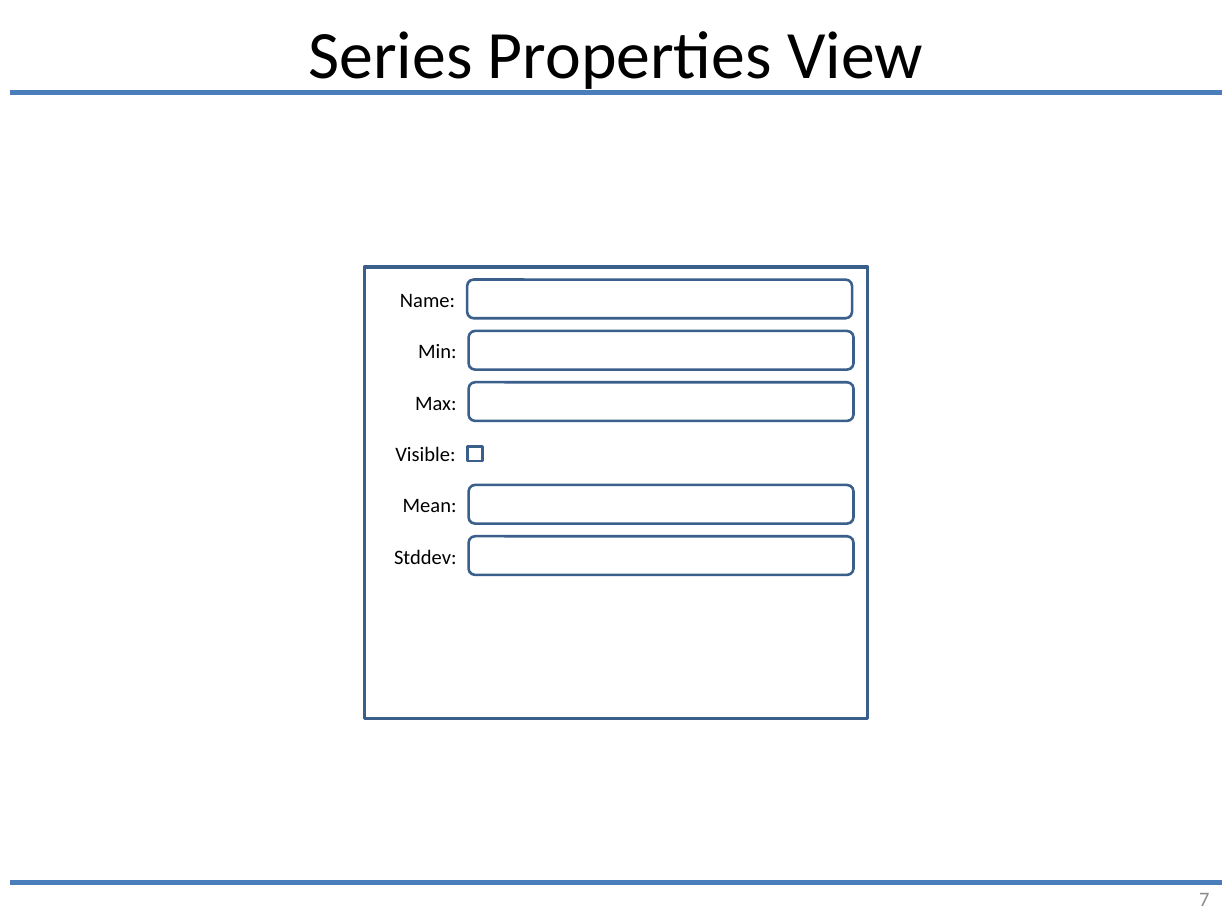
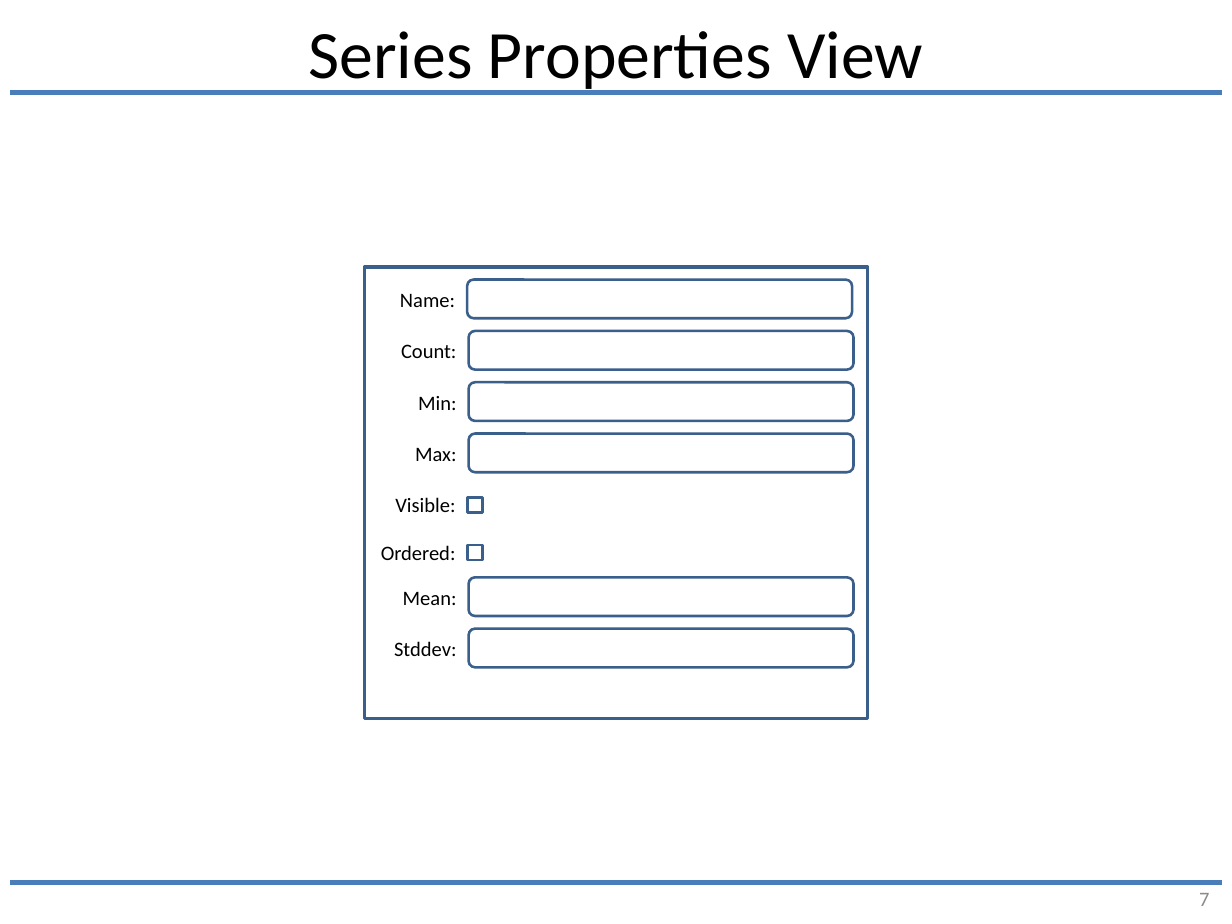
Before and after one commit to joesgordon/gordoza-code, a slide deck: slide 7 of java/JChartLib/docs/ui_framing.pptx. Drawn at 1232x924 pixels with LibreOffice and Linux fonts; fonts in the diff are those of the drawing. Boxes give left, top, right and bottom in pixels: in the first picture for what was removed or moved away, otherwise in the second. Text is boxed around its words. In the diff, an @@ line names an element or a change of style, - is before the commit and + after.

```diff
--- a/java/JChartLib/docs/ui_framing.pptx
+++ b/java/JChartLib/docs/ui_framing.pptx
@@ text added at box(401, 344, 456, 358), 12 pt, text #000000 @@
+Count:
@@ rounded rectangle added at box(468, 434, 853, 472), outline #3A5F8C 1.5 pt @@
@@ 3 texts, 1 rectangle: place and size @@
-3 texts, 1 rectangle at box(395, 344, 483, 461)
+3 texts, 1 rectangle at box(395, 396, 483, 513)
@@ text added at box(381, 545, 456, 560), 12 pt, text #000000 @@
+Ordered:
@@ rectangle added at box(468, 545, 483, 559), fill #FFFFFF, outline #3A5F8C 1.5 pt @@
@@ text "Mean:": place and size @@
-text "Mean:" at box(403, 499, 457, 512)
+text "Mean:" at box(403, 592, 457, 605)
@@ rounded rectangle: place and size @@
-rounded rectangle at box(468, 485, 853, 524)
+rounded rectangle at box(468, 578, 853, 616)
@@ rounded rectangle: place and size @@
-rounded rectangle at box(468, 536, 853, 574)
+rounded rectangle at box(468, 628, 853, 667)
@@ text "Stddev:": place and size @@
-text "Stddev:" at box(394, 549, 456, 564)
+text "Stddev:" at box(394, 641, 456, 656)
```
Also in this commit, not shown: 2 other slides changed, 33 other files.
